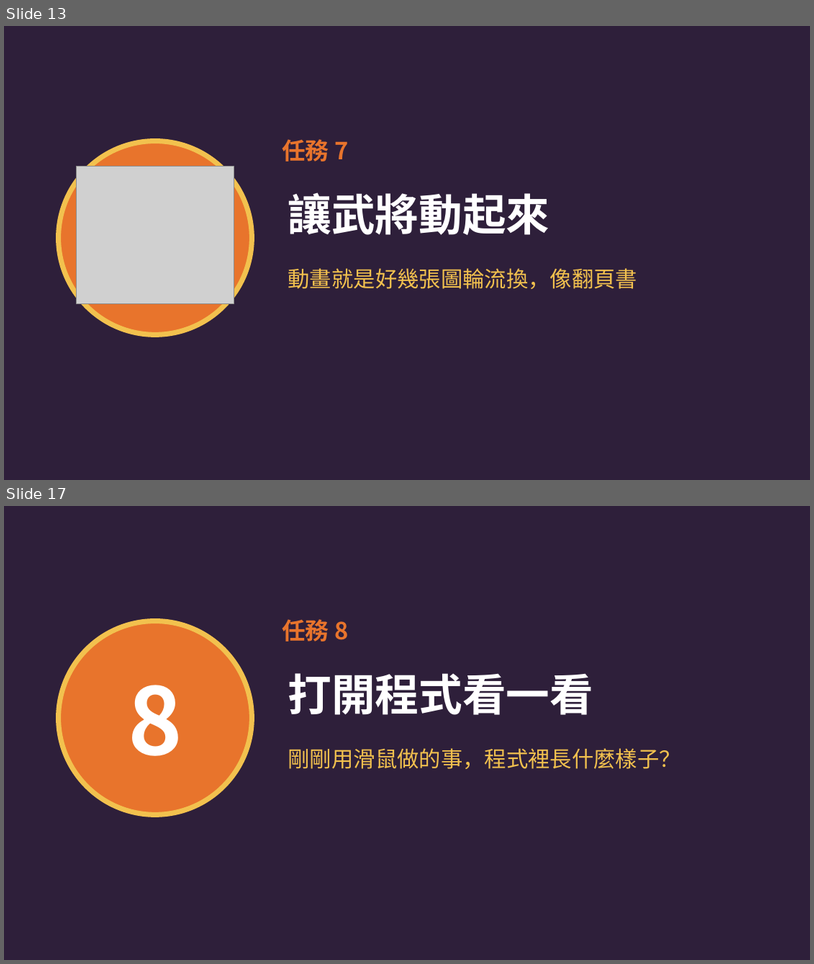
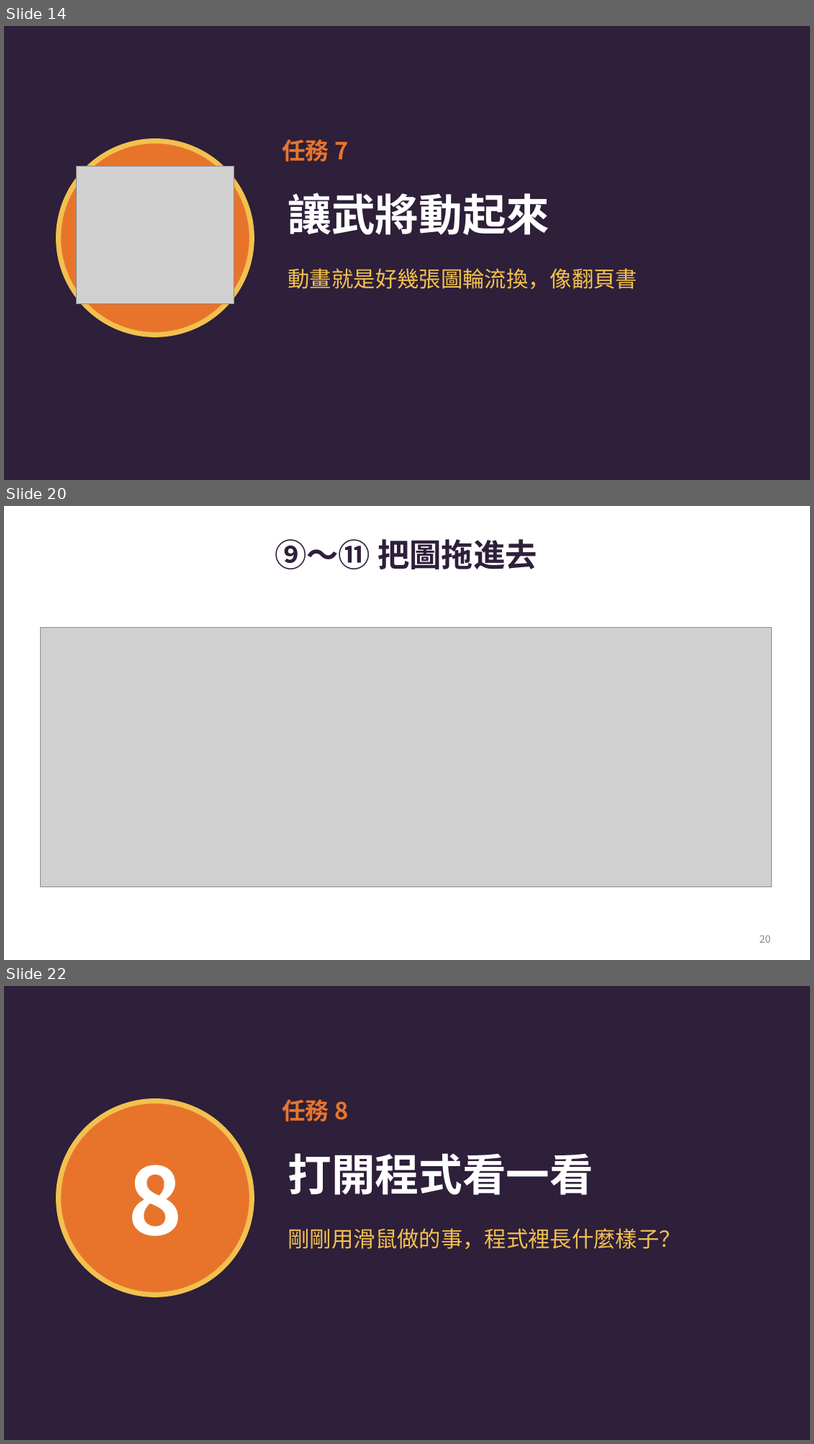
Before and after one commit to UJayJoAnDao/kid-game-course, a slide deck: 03-三國大亂鬥/課本/三國大亂鬥_中_我的武將動起來.pptx. Shown one above the other, each under a label of ours: slides 13 and 17 before the commit, slides 14, 20 and 22 after it; the slides between them are not shown. The pictures are 814x964 and 814x1444 pixels, drawn with LibreOffice and Linux fonts; fonts in the diff are those of the drawing; grey boxes stand for pictures. Boxes give left, top, right and bottom in pixels: in the first picture for what was removed or moved away, otherwise in the second. Text is boxed around its words. In the diff, an @@ line names an element or a change of style, - is before the commit and + after.

```diff
--- a/03-三國大亂鬥/課本/三國大亂鬥_中_我的武將動起來.pptx
+++ b/03-三國大亂鬥/課本/三國大亂鬥_中_我的武將動起來.pptx
@@ slide 20 added at (4,506,810,960), background #FFFFFF @@
@@ title added at (275,539,538,569), 38 pt, text #2E1F3A, bold @@
+⑨～⑪ 把圖拖進去
@@ picture added at (40,628,772,887) @@
@@ page number added at (760,934,772,942), 12 pt, text #8A7F90 @@
+20
@@ what was slide 13 is now slide 14 @@
@@ what was slide 17 is now slide 22 @@
```
Also in this commit, not shown: 5 slides changed, 4 other slides added, 5 other files.
